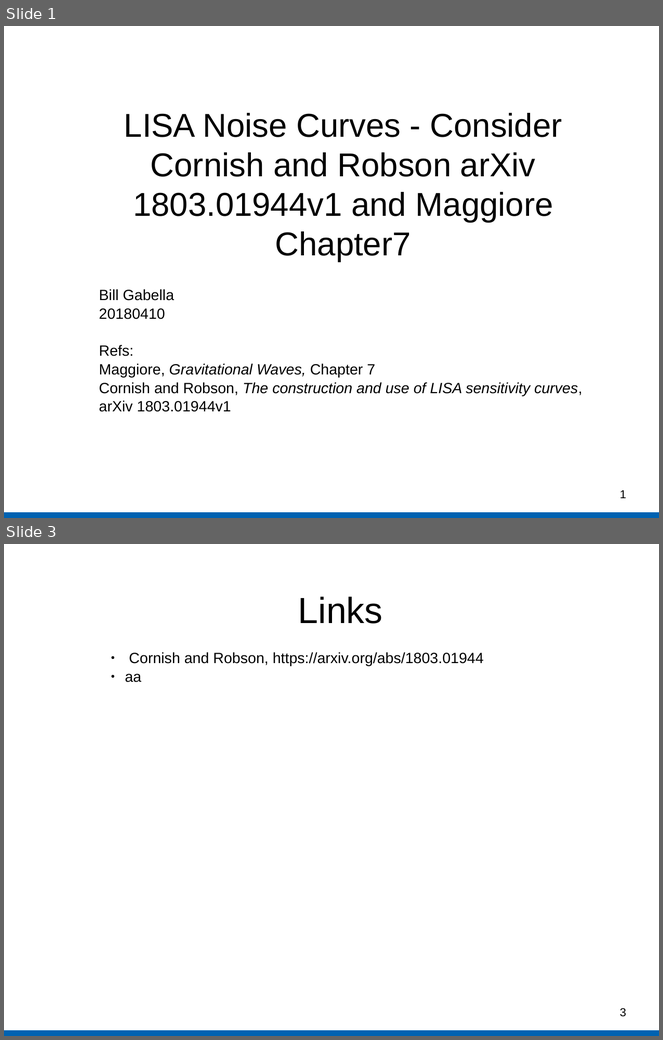
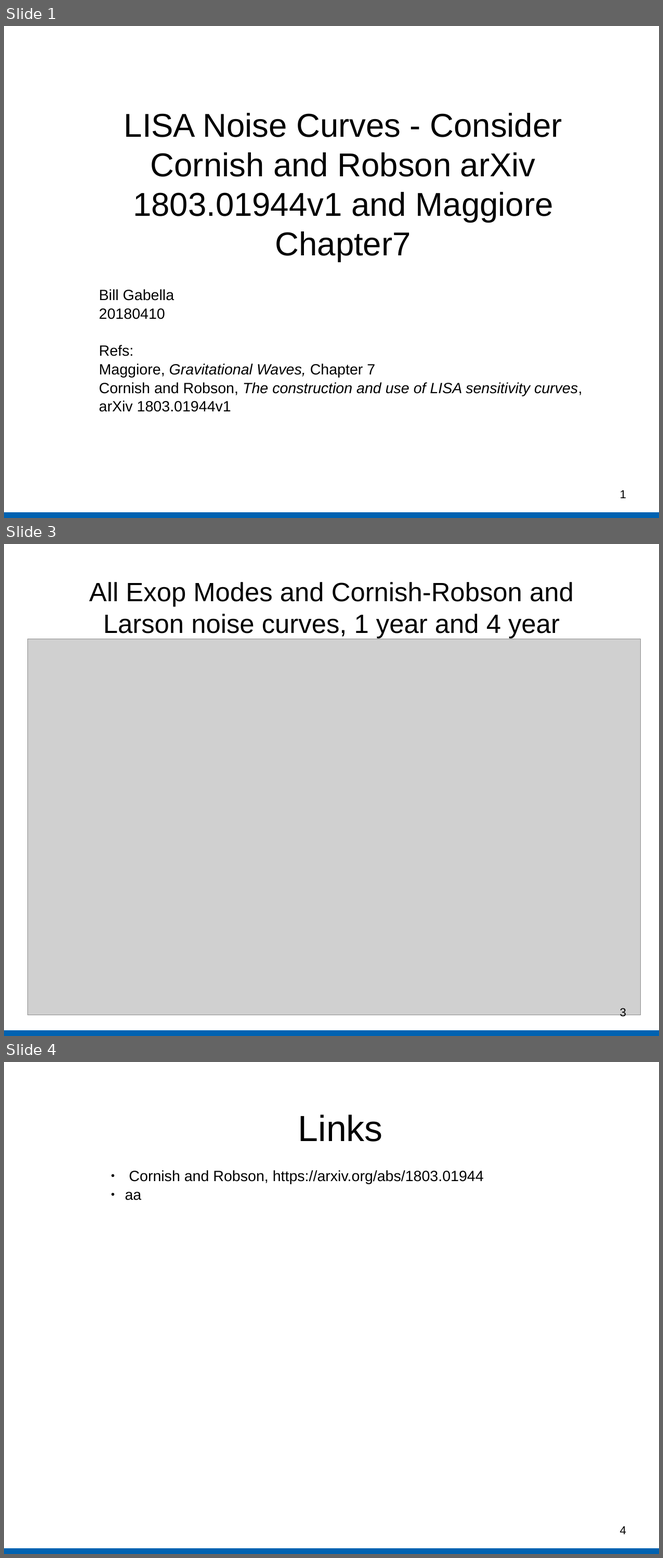
Before and after one commit to gabella/exoplanetsMath, a slide deck: python/NoiseNotesCornishEtAlMaggiore.odp. Shown one above the other, each under a label of ours: slides 1 and 3 before the commit, slides 1, 3 and 4 after it; the slides between them are not shown. The pictures are 663x1040 and 663x1558 pixels, drawn with LibreOffice and Linux fonts; fonts in the diff are those of the drawing; grey boxes stand for pictures; background and template pictures are left out. Boxes give left, top, right and bottom in pixels: in the first picture for what was removed or moved away, otherwise in the second. Text is boxed around its words. In the diff, an @@ line names an element or a change of style, - is before the commit and + after.

Commit message:
first plot of Cornish-Robson noise curve, using gwt.lisa_pdf() interpolator, compared to Larson

```diff
--- a/python/NoiseNotesCornishEtAlMaggiore.odp
+++ b/python/NoiseNotesCornishEtAlMaggiore.odp
@@ slide 3 added at <box>4,544,659,1036</box>, background #FFFFFF; not listed: 1 template element that a slide beside it also shows @@
@@ title added at <box>89,582,574,638</box>, 32 pt, text #000000 @@
+All Exop Modes and Cornish-Robson and Larson noise curves, 1 year and 4 year
@@ picture added at <box>28,639,641,1015</box> @@
@@ page number added at <box>620,1008,626,1019</box>, 14 pt, text #000000 @@
+3
@@ what was slide 3 is now slide 4 @@
@@ page number at <box>620,1526,626,1534</box>: text changed @@
-3
+4
```
Also in this commit, not shown: 1 slide changed, 5 other files.
